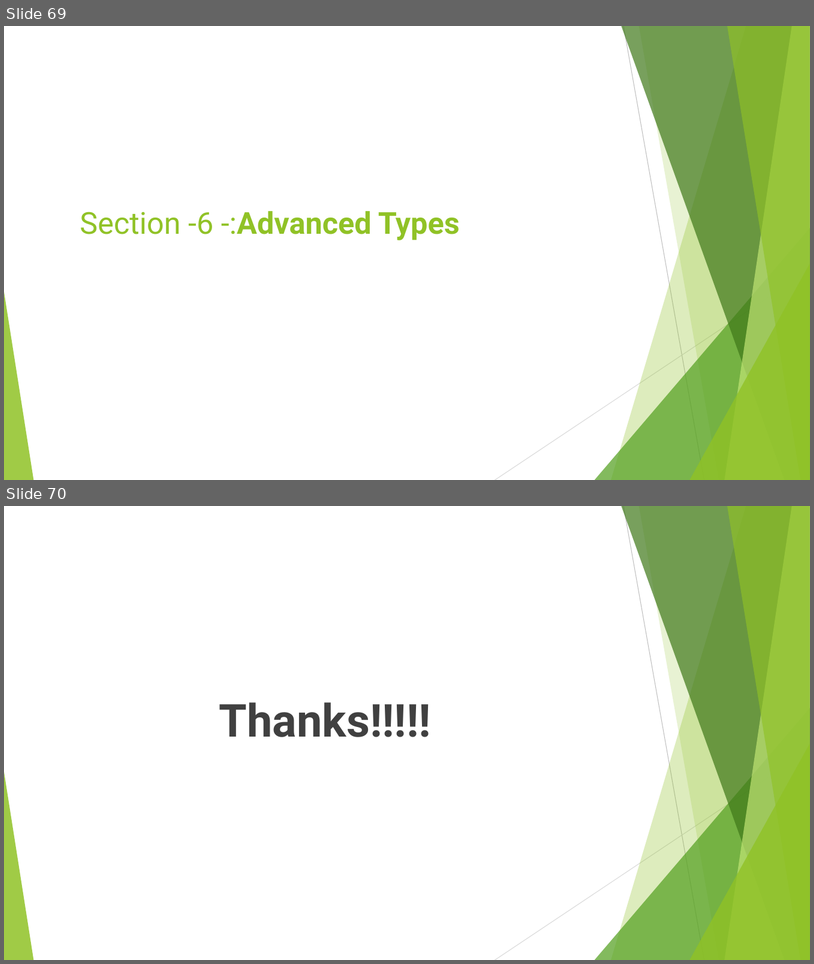
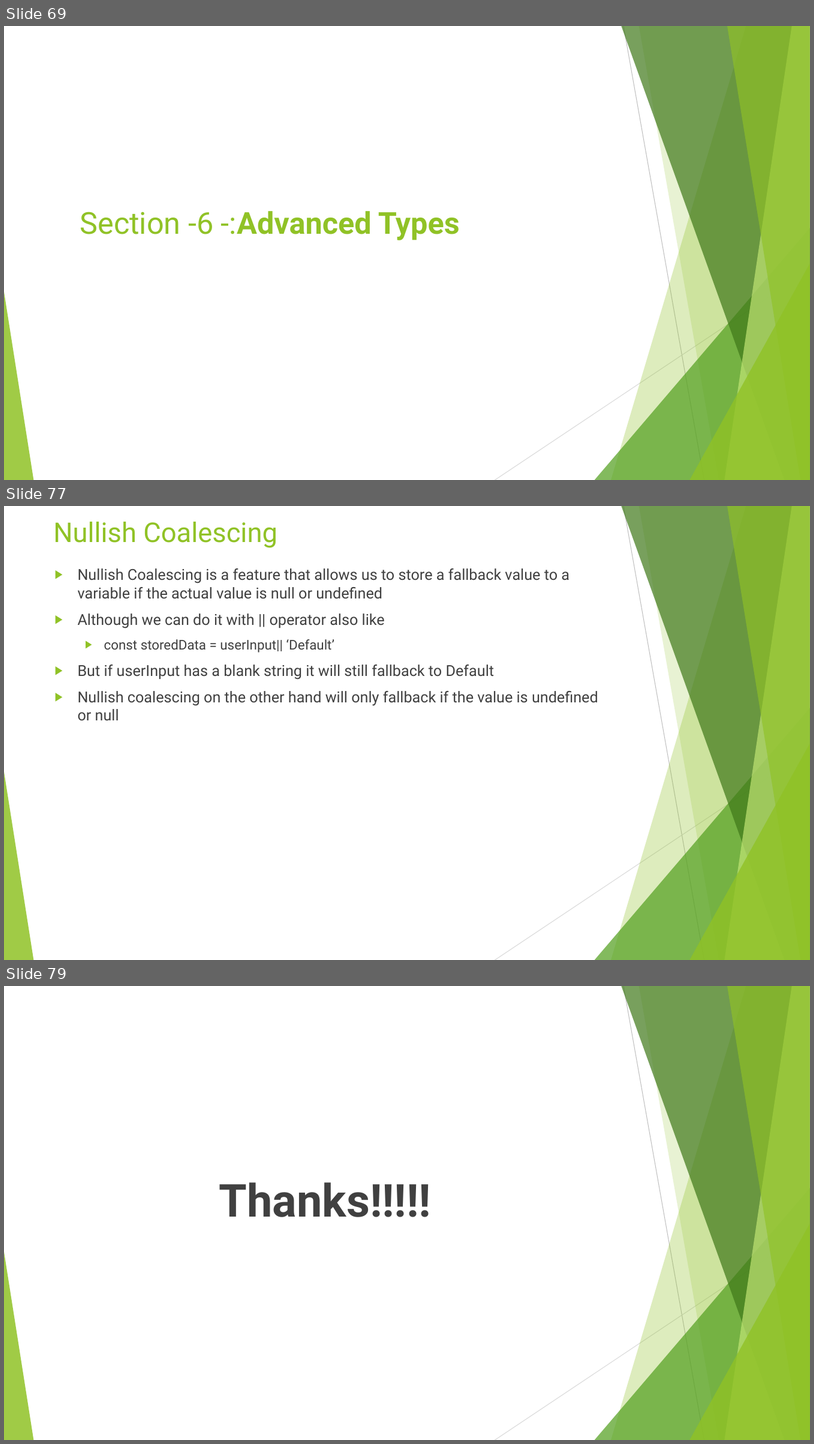
Before and after one commit to rudhrainfogain/TypeScript, a slide deck: PPT/TypeScriptv6.pptx. Shown one above the other, each under a label of ours: slides 69 and 70 before the commit, slides 69, 77 and 79 after it; the slides between them are not shown. The pictures are 814x964 and 814x1444 pixels, drawn with LibreOffice and Linux fonts; fonts in the diff are those of the drawing. Boxes give left, top, right and bottom in pixels: in the first picture for what was removed or moved away, otherwise in the second. Text is boxed around its words. In the diff, an @@ line names an element or a change of style, - is before the commit and + after.

```diff
--- a/PPT/TypeScriptv6.pptx
+++ b/PPT/TypeScriptv6.pptx
@@ slide 77 added at box(4, 506, 810, 960), background #FFFFFF; not listed: 10 template elements that a slide beside it also shows @@
@@ title added at box(53, 522, 278, 548), 32.4 pt, text #90C226 @@
+Nullish Coalescing
@@ text added at box(78, 568, 599, 721), 18 pt, text #404040 @@
+▶ Nullish Coalescing is a feature that allows us to store a fallback value to a variable if the actual value is null or undefined
+▶ Although we can do it with || operator also like
+  ▶ const storedData = userInput|| ‘Default’
+▶ But if userInput has a blank string it will still fallback to Default
+▶ Nullish coalescing on the other hand will only fallback if the value is undefined or null
@@ what was slide 70 is now slide 79 @@
```
Also in this commit, not shown: 8 other slides added, 3 other files.
